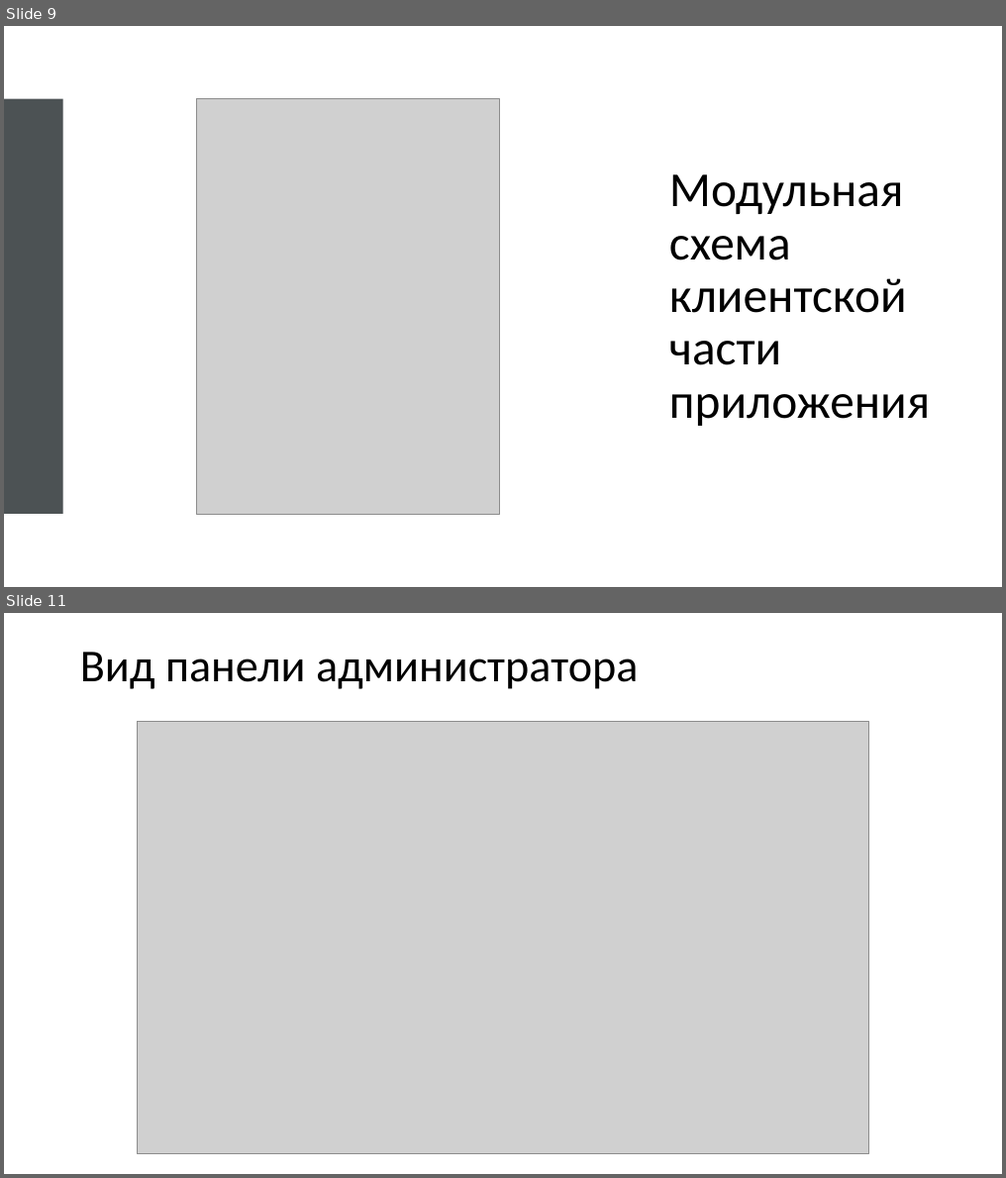
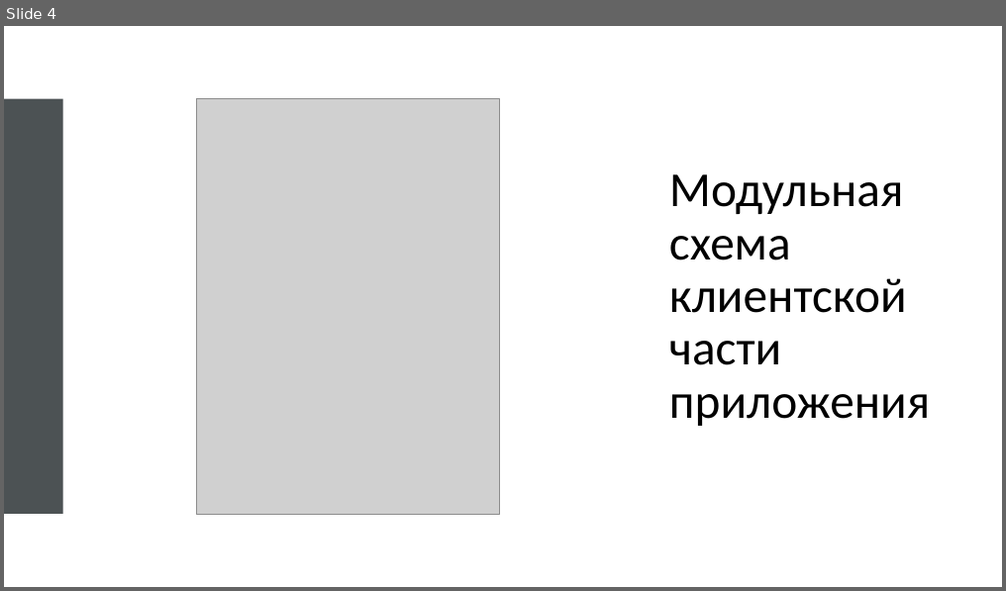
Before and after one commit to CreeptonIsReal/BookingRepCourseProject, a slide deck: Материалы/Prezentatsia_k_kursovomu_proektu (1).pptx. Shown one above the other, each under a label of ours: slides 9 and 11 before the commit, slide 4 after it; the slides between them are not shown. The pictures are 1006x1178 and 1006x591 pixels, drawn with LibreOffice and Linux fonts; fonts in the diff are those of the drawing; grey boxes stand for pictures. Boxes give left, top, right and bottom in pixels: in the first picture for what was removed or moved away, otherwise in the second. Text is boxed around its words. In the diff, an @@ line names an element or a change of style, - is before the commit and + after.

```diff
--- a/Материалы/Prezentatsia_k_kursovomu_proektu (1).pptx
+++ b/Материалы/Prezentatsia_k_kursovomu_proektu (1).pptx
@@ slide 11 removed at box(4, 613, 1002, 1174), background #FFFFFF @@
@@ title removed at box(80, 652, 638, 689) @@
-Вид панели администратора
@@ picture removed at box(138, 722, 869, 1155) @@
@@ what was slide 9 is now slide 4 @@
```
Also in this commit, not shown: 1 slide changed, 10 other slides removed, 1 other file.
